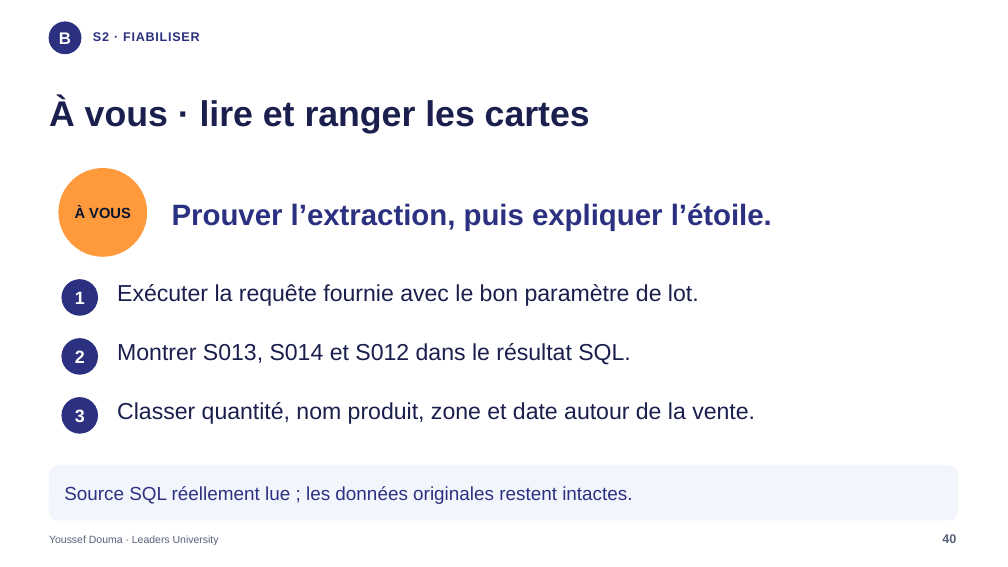
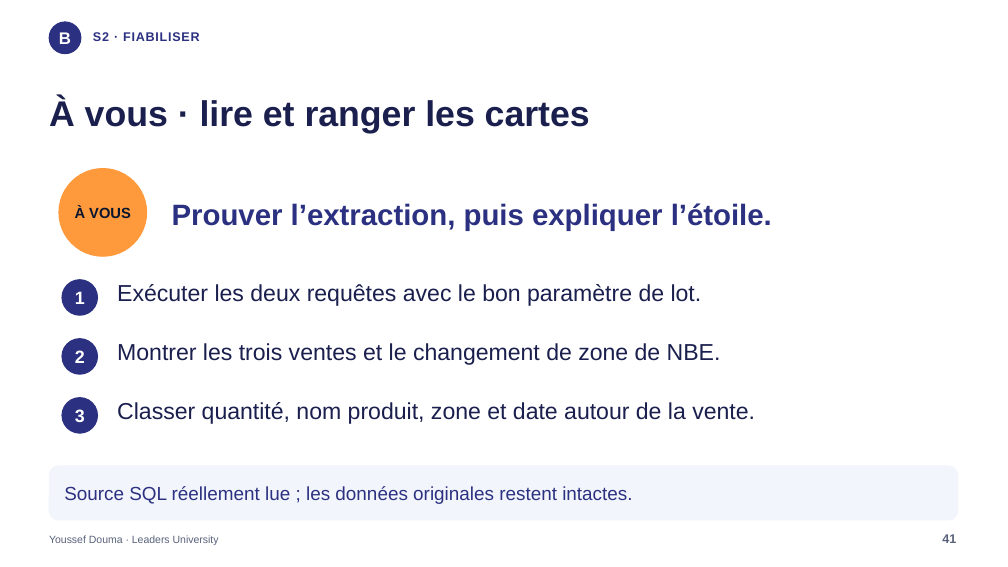
Before and after one commit to jodouma/leaders-bi-ia-etl-28h, a slide deck: slide 41 of presentation/Atlas_CODEX_BI_15h.pptx (slide 40 before the commit). Drawn at 1008x567 pixels with LibreOffice and Linux fonts; fonts in the diff are those of the drawing. Boxes give left, top, right and bottom in pixels: in the first picture for what was removed or moved away, otherwise in the second. Text is boxed around its words. In the diff, an @@ line names an element or a change of style, - is before the commit and + after.

```diff
--- a/presentation/Atlas_CODEX_BI_15h.pptx
+++ b/presentation/Atlas_CODEX_BI_15h.pptx
@@ text at (117, 284, 702, 306): text changed @@
-Exécuter la requête fournie avec le bon paramètre de lot.
+Exécuter les deux requêtes avec le bon paramètre de lot.
@@ text at (117, 343, 721, 365): text changed @@
-Montrer S013, S014 et S012 dans le résultat SQL.
+Montrer les trois ventes et le changement de zone de NBE.
@@ text at (942, 534, 956, 543): text changed @@
-40
+41
```
Also in this commit, not shown: 43 other slides changed, 2 slides added, 5 other files.
